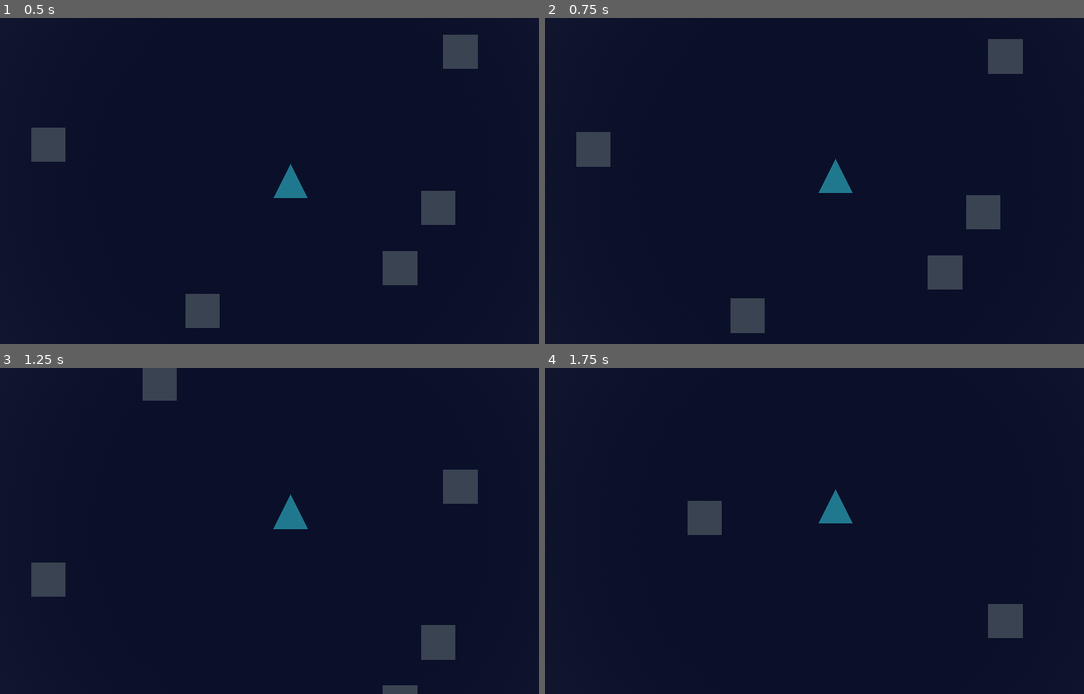
Above: before the commit, frames 1-4 (two rows, left to right).
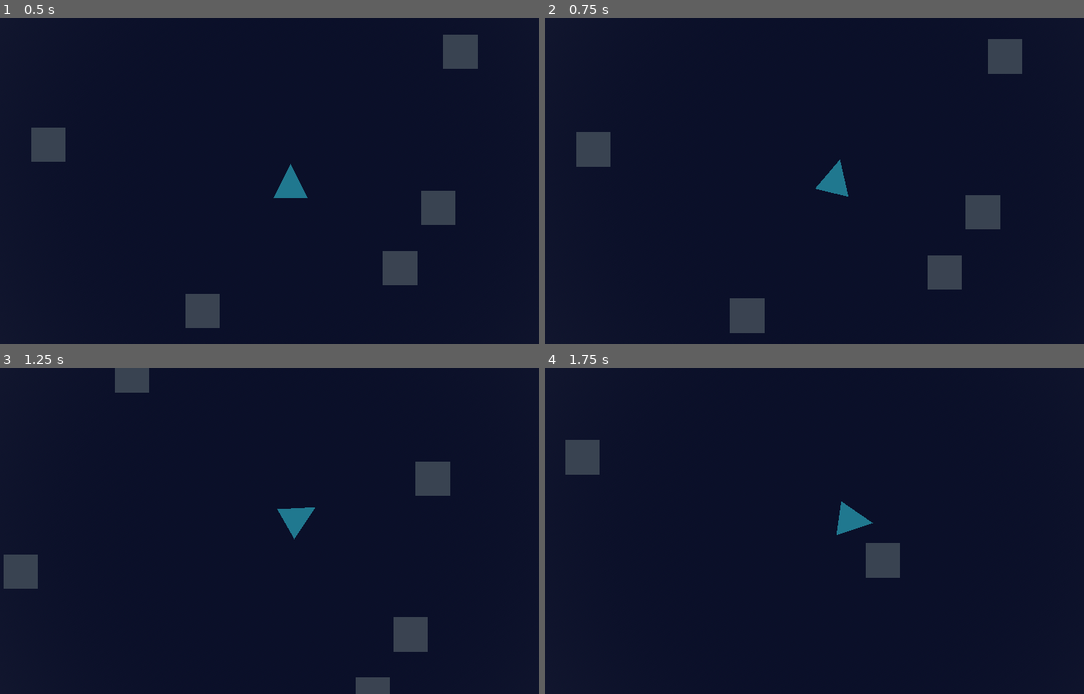
Above: after the commit, the same moments.

Repository: forklovee/SpaceJam2026
Game: Godot game, scene res://main.tscn
The game is run twice, just before and just after one commit, with the same random seed, the same clock (stepped at 60 frames per second) and the same inputs. This scene is started directly instead of the project's main scene.
Inputs:
- Up to frame 1 (0.5 s): no input
- Up to frame 2 (0.75 s): tap Enter at 0.5 s; hold D (Right) from 0.53 s (still down)
- Up to frame 3 (1.25 s): keep holding D (Right)
- Up to frame 4 (1.75 s): release D (Right) at 1.28 s; hold S (Down) from 1.28 s (still down)

Frame 1 is identical in both runs. In frame 2, 0.2% of the frame differs, in the area x 34-89%, y 6-97%; in frame 3, 5.0%, in the area x 0-89%, y 0-100%; in frame 4, 3.2%.

Commit message:
lock y
lock y

Diff:
--- a/Ship/base_ship.tscn
+++ b/Ship/base_ship.tscn
@@ -8,7 +8,6 @@
 [sub_resource type="SphereShape3D" id="SphereShape3D_wo1jh"]
 
 [node name="Ship" type="RigidBody3D" unique_id=1651256213]
-axis_lock_angular_y = true
 linear_damp = 2.0
 angular_damp = 10.0
 script = ExtResource("1_wo1jh")
